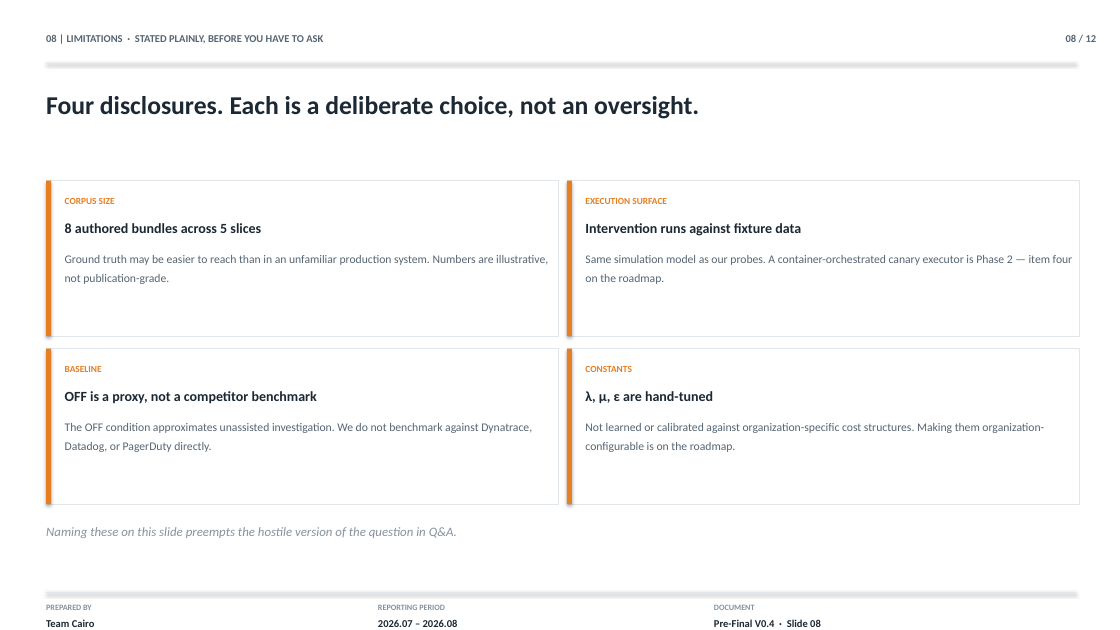
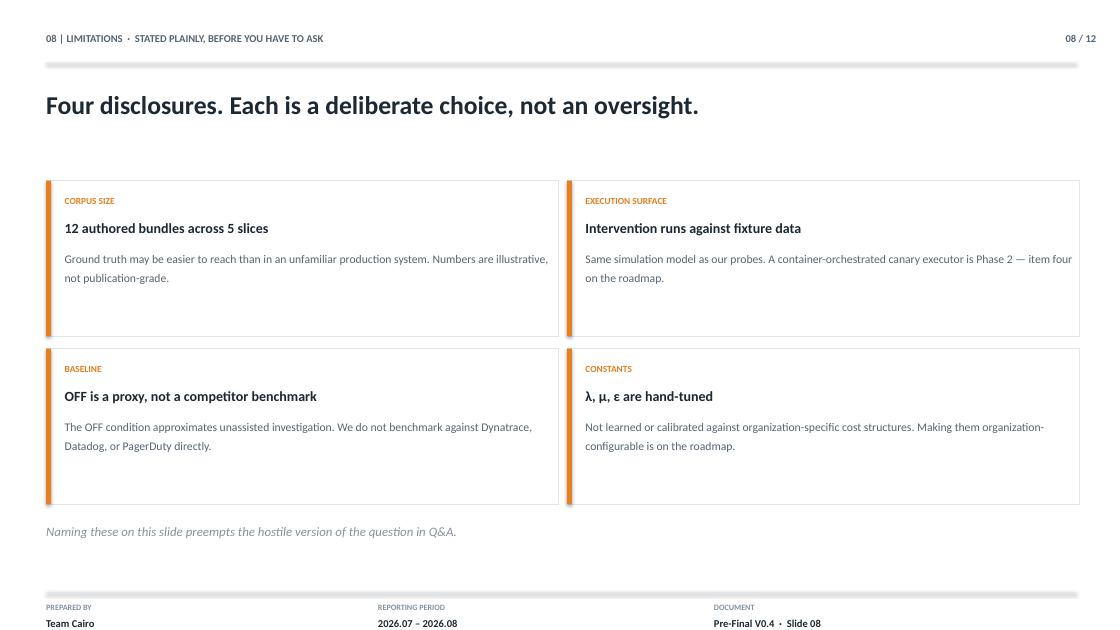
Before and after one commit to S2800-0/Incident-commander, a slide deck: slide 8 of demo/Incident_Commander_Presentation.pptx. Drawn at 1120x630 pixels with LibreOffice and Linux fonts; fonts in the diff are those of the drawing. Boxes give left, top, right and bottom in pixels: in the first picture for what was removed or moved away, otherwise in the second. Text is boxed around its words. In the diff, an @@ line names an element or a change of style, - is before the commit and + after.

```diff
--- a/demo/Incident_Commander_Presentation.pptx
+++ b/demo/Incident_Commander_Presentation.pptx
@@ text at [65,223,269,233]: text changed @@
-8 authored bundles across 5 slices
+12 authored bundles across 5 slices
```
Also in this commit, not shown: 3 other slides changed.
